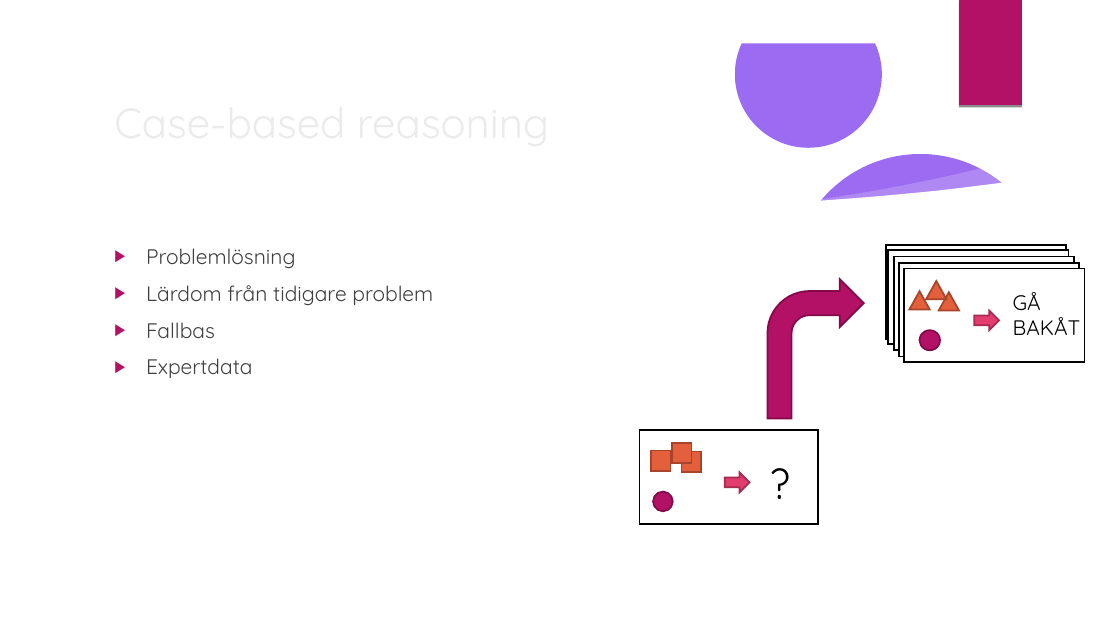
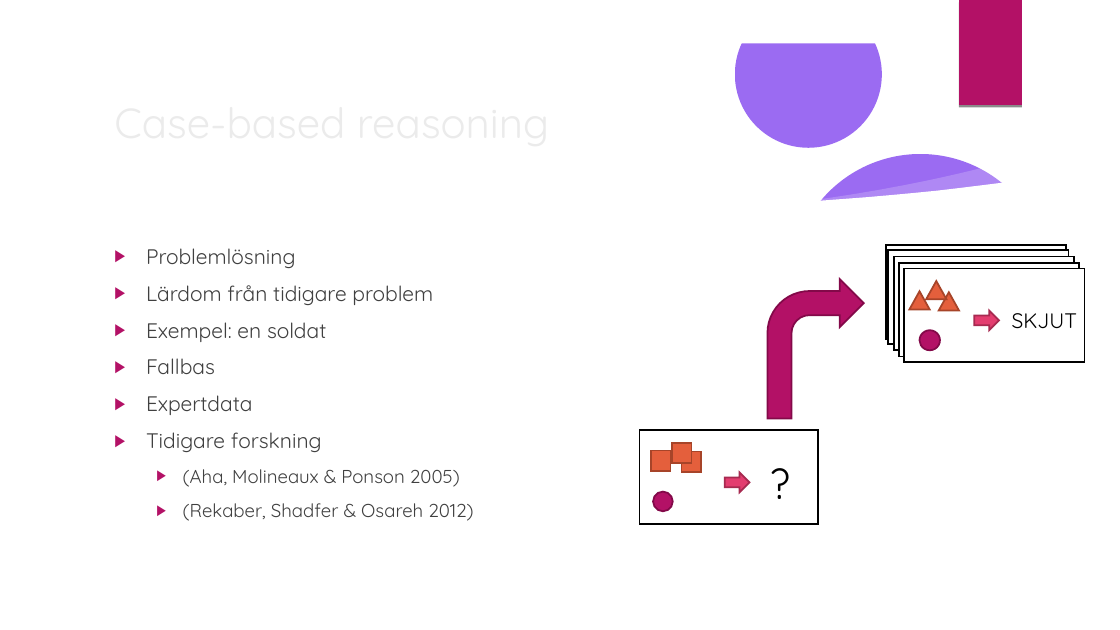
Before and after one commit to johannes-qvarford/a12johqv-examination, a slide deck: slide 3 of Part1/Seminarie Presentation.odp. Drawn at 1120x630 pixels with LibreOffice and Linux fonts; fonts in the diff are those of the drawing; background and template pictures are left out. Boxes give left, top, right and bottom in pixels: in the first picture for what was removed or moved away, otherwise in the second. Text is boxed around its words. In the diff, an @@ line names an element or a change of style, - is before the commit and + after.

```diff
--- a/Part1/Seminarie Presentation.odp
+++ b/Part1/Seminarie Presentation.odp
@@ text at [146, 322, 326, 342]: paragraph added @@
+▶ Exempel: en soldat
@@ text at [1012, 313, 1078, 329]: text changed @@
-GÅ
-BAKÅT
+SKJUT
@@ text at [146, 432, 473, 521]: paragraphs added @@
+▶ Tidigare forskning
+  ▶ (Aha, Molineaux & Ponson 2005)
+  ▶ (Rekaber, Shadfer & Osareh 2012)
```
Also in this commit, not shown: 3 other slides changed, 27 other files.
